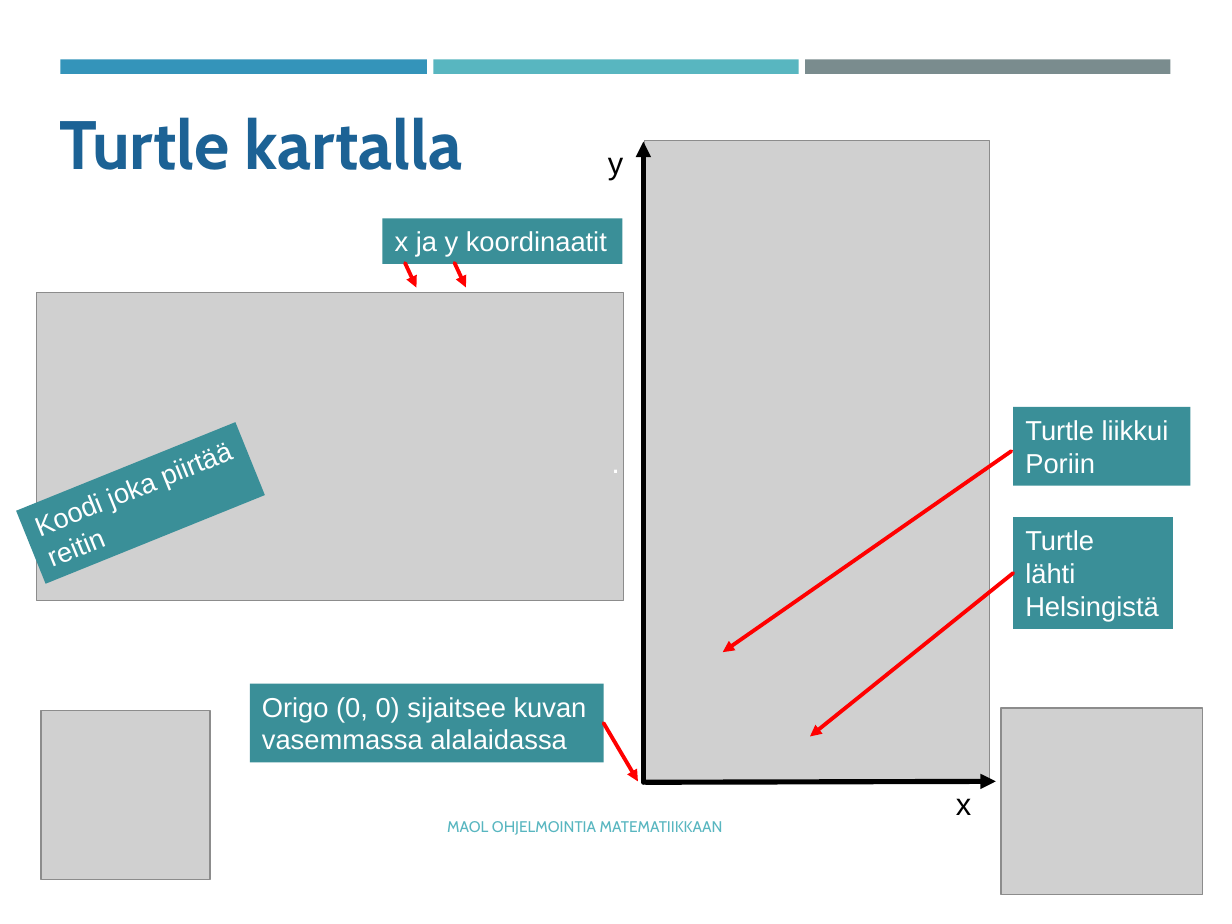
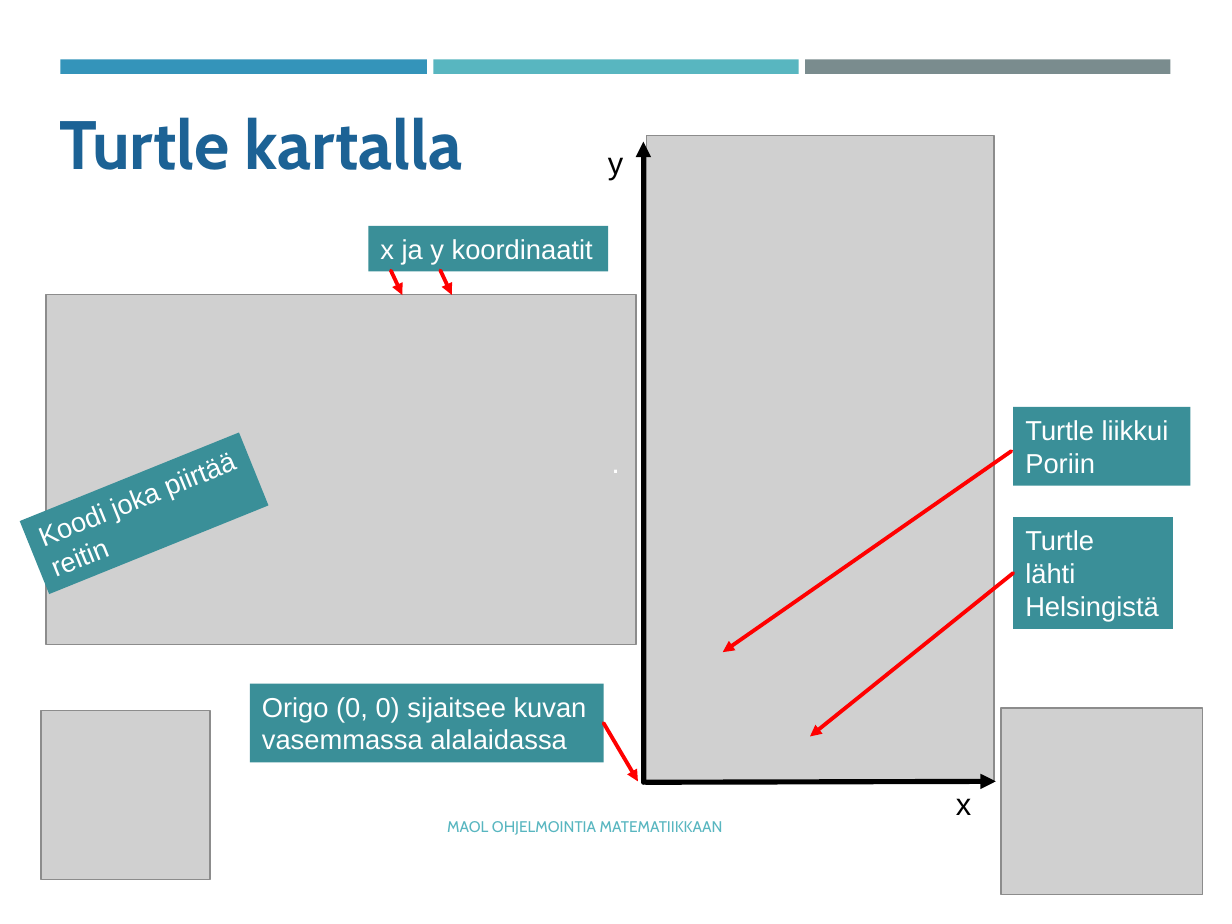
Before and after one commit to tyynetyyne/tyynetyyne.github.io, a slide deck: slide 10 of tehtavat/tiedostot/maol/power_point/Racket-MAOL-5-6-turtle2.pptx. Drawn at 1232x924 pixels with LibreOffice and Linux fonts; fonts in the diff are those of the drawing; grey boxes stand for pictures. Boxes give left, top, right and bottom in pixels: in the first picture for what was removed or moved away, otherwise in the second. Text is boxed around its words. In the diff, an @@ line names an element or a change of style, - is before the commit and + after.

```diff
--- a/tehtavat/tiedostot/maol/power_point/Racket-MAOL-5-6-turtle2.pptx
+++ b/tehtavat/tiedostot/maol/power_point/Racket-MAOL-5-6-turtle2.pptx
@@ picture: place and size @@
-picture at [644, 140, 989, 781]
+picture at [647, 136, 994, 781]
@@ rectangle "x ja y koordinaatit": place and size @@
-rectangle "x ja y koordinaatit" at [382, 218, 622, 264]
+rectangle "x ja y koordinaatit" at [368, 225, 609, 271]
@@ picture: place and size @@
-picture at [37, 292, 625, 600]
+picture at [46, 294, 636, 644]
@@ arrow moved from (405, 264) - (416, 287) to (391, 271) - (403, 296) @@
@@ arrow moved from (455, 262) - (466, 287) to (440, 271) - (452, 294) @@
@@ rectangle "Koodi joka piirtää": place and size @@
-rectangle "Koodi joka piirtää" at [16, 422, 265, 584]
+rectangle "Koodi joka piirtää" at [20, 433, 269, 595]
```
Also in this commit, not shown: 6 other slides changed, 4 other files.
